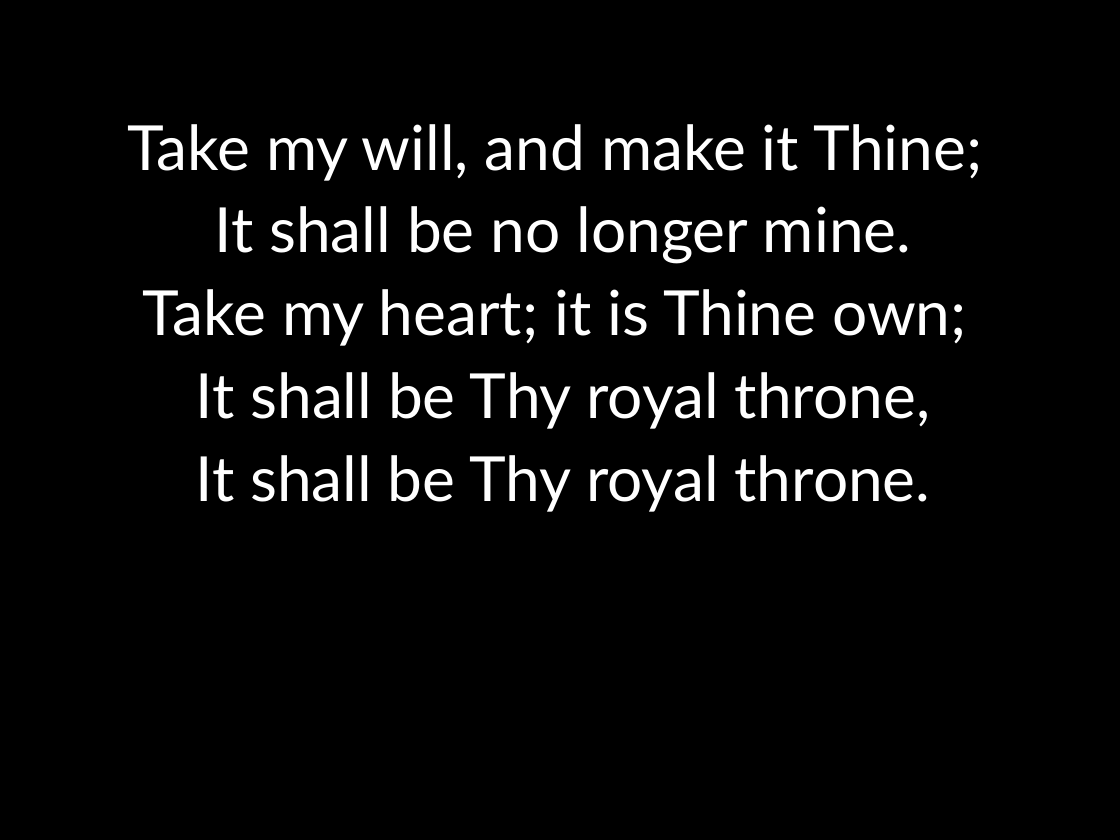
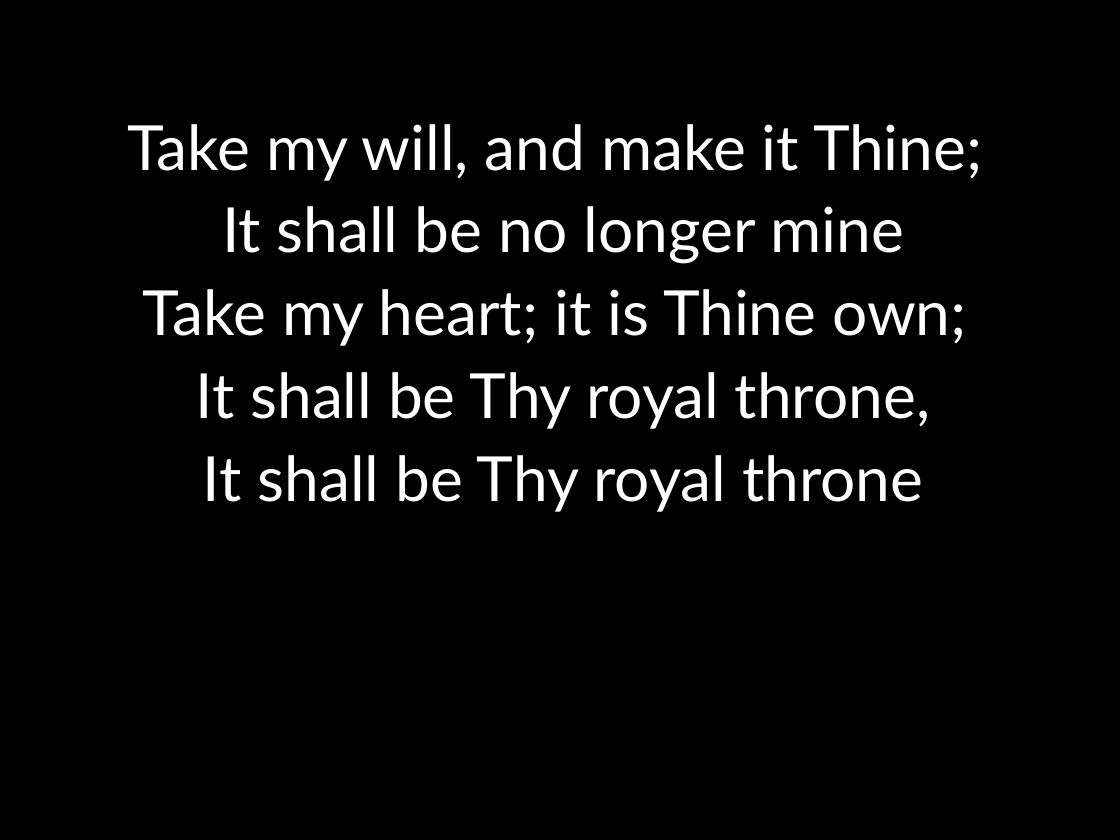
Before and after one commit to kendall412/worship, a slide deck: slide 5 of Take My Life and Let It Be.pptx (slide 4 before the commit). Drawn at 1120x840 pixels with LibreOffice and Linux fonts; fonts in the diff are those of the drawing. Boxes give left, top, right and bottom in pixels: in the first picture for what was removed or moved away, otherwise in the second. Text is boxed around its words. In the diff, an @@ line names an element or a change of style, - is before the commit and + after.

```diff
--- a/Take My Life and Let It Be.pptx
+++ b/Take My Life and Let It Be.pptx
@@ subtitle at [222, 206, 904, 264]: text changed @@
-It shall be no longer mine.
+It shall be no longer mine
@@ subtitle at [203, 455, 923, 512]: text changed @@
-It shall be Thy royal throne.
+It shall be Thy royal throne
```
Also in this commit, not shown: 3 other slides changed, 1 slide added, 5 other files.
